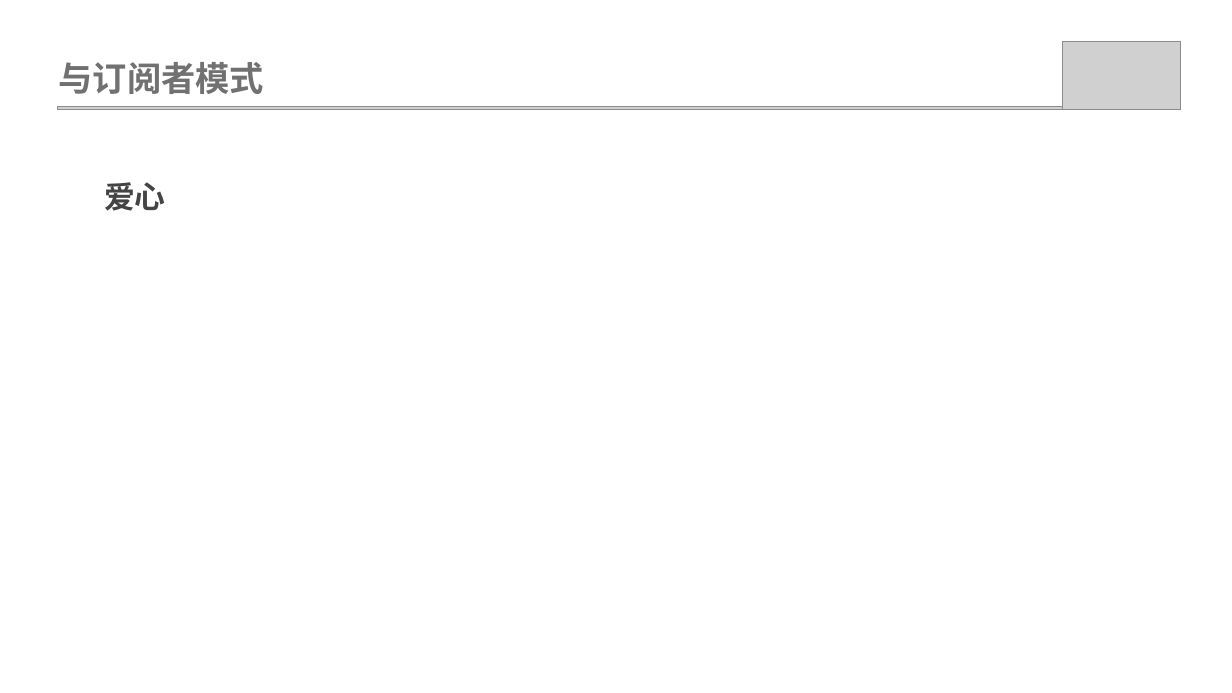
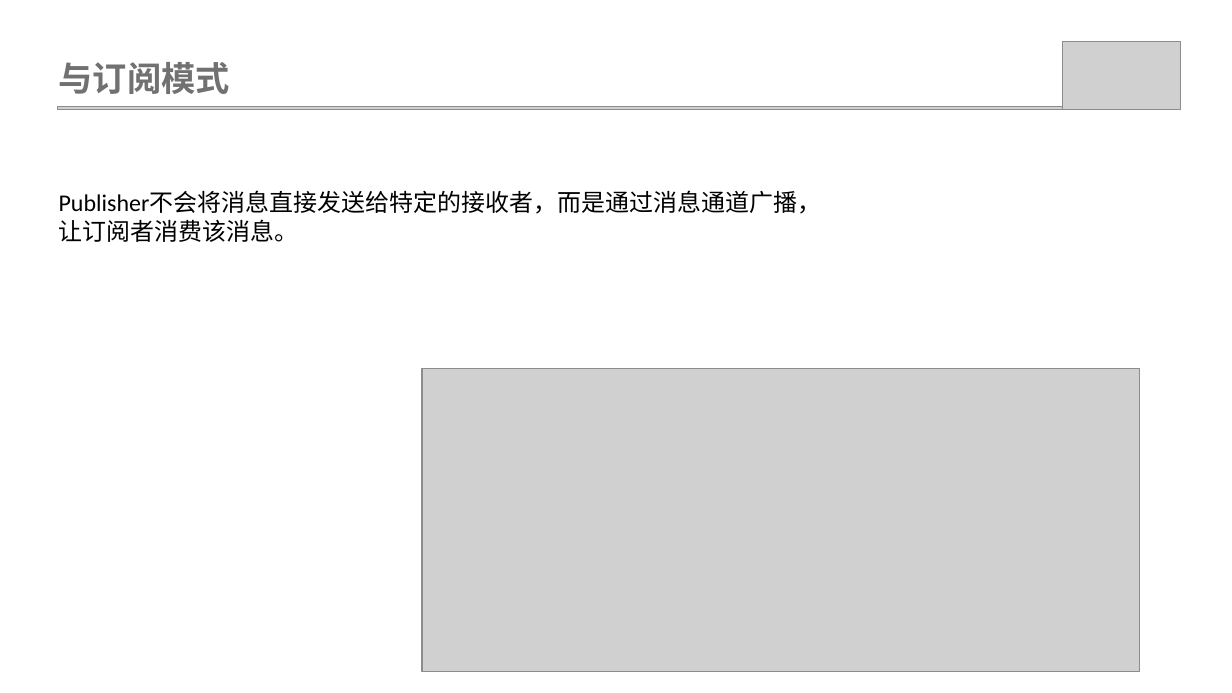
Before and after one commit to weiwangqiang/SharePPT, a slide deck: slide 11 of ObservableMode/观查者模式.pptx (slide 10 before the commit). Drawn at 1232x693 pixels with LibreOffice and Linux fonts; fonts in the diff are those of the drawing; grey boxes stand for pictures. Boxes give left, top, right and bottom in pixels: in the first picture for what was removed or moved away, otherwise in the second. Text is boxed around its words. In the diff, an @@ line names an element or a change of style, - is before the commit and + after.

```diff
--- a/ObservableMode/观查者模式.pptx
+++ b/ObservableMode/观查者模式.pptx
@@ text at [59,62,230,94]: text changed @@
-与订阅者模式
+与订阅模式
@@ text added at [59,191,822,242], 14 pt, text #000000 @@
+Publisher不会将消息直接发送给特定的接收者，而是通过消息通道广播，
+让订阅者消费该消息。
@@ text removed at [104,182,166,211] @@
-爱心
@@ picture added at [423,368,1140,671] @@
```
Also in this commit, not shown: 6 other slides changed, 4 slides added, 1 slide removed, 3 other files.
